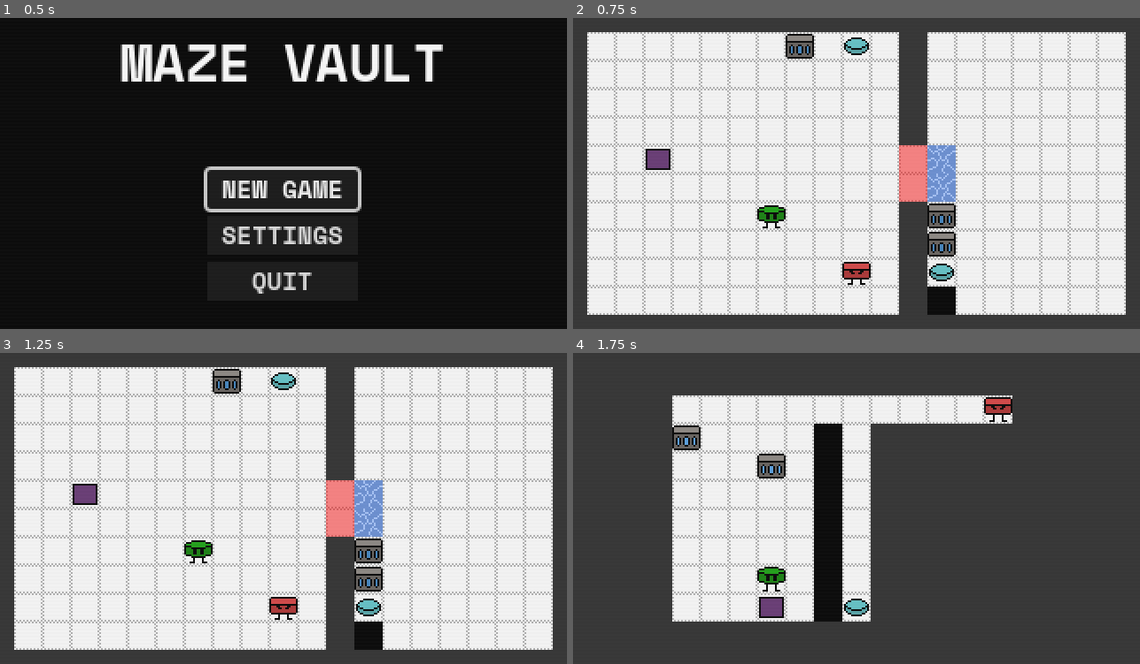
Above: before the commit, frames 1-4 (two rows, left to right).
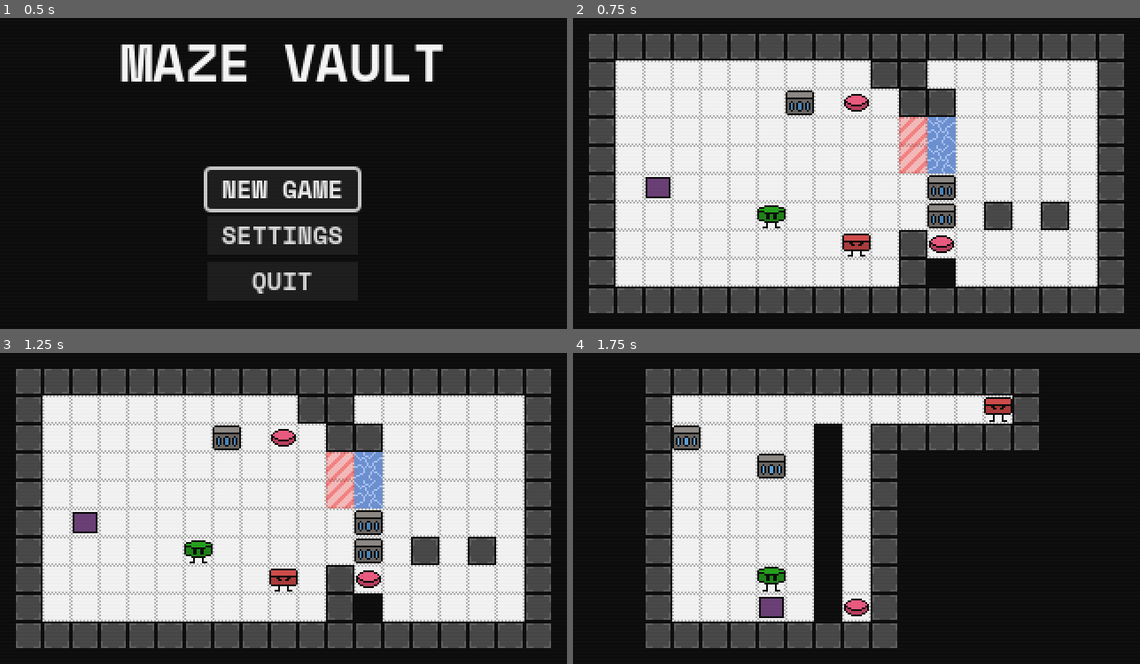
Above: after the commit, the same moments.

Repository: daredakke/maze-vault
Game: Godot game, scene res://scenes/game.tscn
The game is run twice, just before and just after one commit, with the same random seed, the same clock (stepped at 60 frames per second) and the same inputs.
Inputs:
- Up to frame 1 (0.5 s): no input
- Up to frame 2 (0.75 s): click "NEW GAME" at 0.5 s
- Up to frame 3 (1.25 s): no input
- Up to frame 4 (1.75 s): tap Enter (ui_accept) at 1.25, 1.52 s; hold Right (right) from 1.28 s (still down); tap P (TEST_next_level) at 1.35 s

Frame 1 is identical in both runs. In frame 2, 45% of the frame differs, in the area x 0-100%, y 0-100%; in frame 3, 45%; in frame 4, 59%.

Commit message:
Update sprites and level background

Diff:
--- /dev/null
+++ b/scenes/black_bg.tscn
@@ -0,0 +1,7 @@
+[gd_scene load_steps=2 format=3 uid="uid://dhbty1ajjnn6n"]
+
+[ext_resource type="Texture2D" uid="uid://cvtdjtmyenki0" path="res://assets/square-white-16.png" id="1_3rci3"]
+
+[node name="BlackBG" type="Sprite2D"]
+modulate = Color(0, 0, 0, 1)
+texture = ExtResource("1_3rci3")
--- a/scenes/box.tscn
+++ b/scenes/box.tscn
@@ -4,6 +4,21 @@
 [ext_resource type="Texture2D" uid="uid://crvk0ou23rpq6" path="res://assets/crate.png" id="2_rvsd7"]
 
 [sub_resource type="RectangleShape2D" id="RectangleShape2D_fydvt"]
+
+[sub_resource type="Animation" id="Animation_mjiyv"]
+length = 0.001
+tracks/0/type = "value"
+tracks/0/imported = false
+tracks/0/enabled = true
+tracks/0/path = NodePath("Sprite2D:frame")
+tracks/0/interp = 1
+tracks/0/loop_wrap = true
+tracks/0/keys = {
+"times": PackedFloat32Array(0),
+"transitions": PackedFloat32Array(1),
+"update": 1,
+"values": [0]
+}
 
 [sub_resource type="Animation" id="Animation_2gqbu"]
 resource_name = "flicker"
@@ -20,21 +35,6 @@
 "transitions": PackedFloat32Array(1, 1),
 "update": 1,
 "values": [0, 1]
-}
-
-[sub_resource type="Animation" id="Animation_mjiyv"]
-length = 0.001
-tracks/0/type = "value"
-tracks/0/imported = false
-tracks/0/enabled = true
-tracks/0/path = NodePath("Sprite2D:frame")
-tracks/0/interp = 1
-tracks/0/loop_wrap = true
-tracks/0/keys = {
-"times": PackedFloat32Array(0),
-"transitions": PackedFloat32Array(1),
-"update": 1,
-"values": [0]
 }
 
 [sub_resource type="AnimationLibrary" id="AnimationLibrary_o6w6u"]
--- a/scenes/forcefield.tscn
+++ b/scenes/forcefield.tscn
@@ -1,7 +1,45 @@
-[gd_scene load_steps=3 format=3 uid="uid://de5osx7isgmvm"]
+[gd_scene load_steps=6 format=3 uid="uid://de5osx7isgmvm"]
 
 [ext_resource type="Script" path="res://scripts/forcefield.gd" id="1_45vd4"]
-[ext_resource type="Texture2D" uid="uid://cvtdjtmyenki0" path="res://assets/square-white-16.png" id="1_x4jdi"]
+[ext_resource type="Texture2D" uid="uid://cu021yr6p0o8g" path="res://assets/forcefield.png" id="2_nkgdp"]
+
+[sub_resource type="Animation" id="Animation_bje7v"]
+length = 0.001
+tracks/0/type = "value"
+tracks/0/imported = false
+tracks/0/enabled = true
+tracks/0/path = NodePath("Sprite2D:frame")
+tracks/0/interp = 1
+tracks/0/loop_wrap = true
+tracks/0/keys = {
+"times": PackedFloat32Array(0),
+"transitions": PackedFloat32Array(1),
+"update": 1,
+"values": [0]
+}
+
+[sub_resource type="Animation" id="Animation_q5jjo"]
+resource_name = "flicker"
+length = 3.2
+loop_mode = 1
+tracks/0/type = "value"
+tracks/0/imported = false
+tracks/0/enabled = true
+tracks/0/path = NodePath("Sprite2D:frame")
+tracks/0/interp = 1
+tracks/0/loop_wrap = true
+tracks/0/keys = {
+"times": PackedFloat32Array(0, 0.4, 0.8, 1.2, 1.6, 2, 2.4, 2.8),
+"transitions": PackedFloat32Array(1, 1, 1, 1, 1, 1, 1, 1),
+"update": 1,
+"values": [0, 1, 2, 3, 4, 5, 6, 7]
+}
+
+[sub_resource type="AnimationLibrary" id="AnimationLibrary_qjav0"]
+_data = {
+"RESET": SubResource("Animation_bje7v"),
+"flicker": SubResource("Animation_q5jjo")
+}
 
 [node name="Forcefield" type="Node2D"]
 script = ExtResource("1_45vd4")
@@ -9,9 +47,15 @@
 [node name="Sprite2D" type="Sprite2D" parent="."]
 modulate = Color(1, 0, 0, 0.490196)
 z_index = 50
-texture = ExtResource("1_x4jdi")
+texture = ExtResource("2_nkgdp")
+hframes = 8
 
 [node name="StoodOnRay" type="RayCast2D" parent="."]
 target_position = Vector2(0, 0)
 hit_from_inside = true
 collide_with_areas = true
+
+[node name="AnimationPlayer" type="AnimationPlayer" parent="."]
+libraries = {
+"": SubResource("AnimationLibrary_qjav0")
+}
--- a/scenes/game.tscn
+++ b/scenes/game.tscn
@@ -6,6 +6,7 @@
 [ext_resource type="PackedScene" uid="uid://dhcf22jtoctn0" path="res://scenes/pause.tscn" id="3_jsbi5"]
 [ext_resource type="Texture2D" uid="uid://q64fopn2ht18" path="res://assets/tiled-grid.png" id="5_d5hoy"]
 [ext_resource type="Script" path="res://scripts/level.gd" id="5_hhteu"]
+[ext_resource type="PackedScene" uid="uid://dhbty1ajjnn6n" path="res://scenes/black_bg.tscn" id="6_07hmh"]
 
 [node name="Game" type="Node2D"]
 process_mode = 3
@@ -38,6 +39,11 @@
 unique_name_in_owner = true
 script = ExtResource("5_hhteu")
 
+[node name="BlackBG" parent="Level" instance=ExtResource("6_07hmh")]
+z_index = -20
+position = Vector2(160, 88)
+scale = Vector2(22, 13)
+
 [node name="TiledGrid" type="Sprite2D" parent="Level"]
 z_index = -10
 texture = ExtResource("5_d5hoy")
--- a/scenes/levels/level_test.tscn
+++ b/scenes/levels/level_test.tscn
@@ -10,10 +10,9 @@
 [ext_resource type="PackedScene" uid="uid://de5osx7isgmvm" path="res://scenes/forcefield.tscn" id="7_nk87r"]
 
 [node name="LevelTest" type="Node2D"]
+position = Vector2(0, 16)
 
 [node name="Walls" type="Node2D" parent="."]
-
-[node name="Wall10" parent="Walls" instance=ExtResource("1_cf2x5")]
 
 [node name="Wall11" parent="Walls" instance=ExtResource("1_cf2x5")]
 position = Vector2(16, 0)
@@ -72,134 +71,113 @@
 [node name="Wall29" parent="Walls" instance=ExtResource("1_cf2x5")]
 position = Vector2(304, 0)
 
-[node name="Wall30" parent="Walls" instance=ExtResource("1_cf2x5")]
-position = Vector2(320, 0)
-
-[node name="Wall31" parent="Walls" instance=ExtResource("1_cf2x5")]
-position = Vector2(0, 176)
-
 [node name="Wall32" parent="Walls" instance=ExtResource("1_cf2x5")]
-position = Vector2(16, 176)
+position = Vector2(16, 144)
 
 [node name="Wall33" parent="Walls" instance=ExtResource("1_cf2x5")]
-position = Vector2(32, 176)
+position = Vector2(32, 144)
 
 [node name="Wall34" parent="Walls" instance=ExtResource("1_cf2x5")]
-position = Vector2(48, 176)
+position = Vector2(48, 144)
 
 [node name="Wall35" parent="Walls" instance=ExtResource("1_cf2x5")]
-position = Vector2(64, 176)
+position = Vector2(64, 144)
 
 [node name="Wall36" parent="Walls" instance=ExtResource("1_cf2x5")]
-position = Vector2(80, 176)
+position = Vector2(80, 144)
 
 [node name="Wall37" parent="Walls" instance=ExtResource("1_cf2x5")]
-position = Vector2(96, 176)
+position = Vector2(96, 144)
 
 [node name="Wall38" parent="Walls" instance=ExtResource("1_cf2x5")]
-position = Vector2(112, 176)
+position = Vector2(112, 144)
 
 [node name="Wall39" parent="Walls" instance=ExtResource("1_cf2x5")]
-position = Vector2(128, 176)
+position = Vector2(128, 144)
 
 [node name="Wall40" parent="Walls" instance=ExtResource("1_cf2x5")]
-position = Vector2(144, 176)
+position = Vector2(144, 144)
 
 [node name="Wall41" parent="Walls" instance=ExtResource("1_cf2x5")]
-position = Vector2(160, 176)
+position = Vector2(160, 144)
 
 [node name="Wall42" parent="Walls" instance=ExtResource("1_cf2x5")]
-position = Vector2(176, 176)
+position = Vector2(176, 144)
 
 [node name="Wall43" parent="Walls" instance=ExtResource("1_cf2x5")]
-position = Vector2(192, 176)
+position = Vector2(192, 144)
 
 [node name="Wall44" parent="Walls" instance=ExtResource("1_cf2x5")]
-position = Vector2(208, 176)
+position = Vector2(208, 144)
 
 [node name="Wall45" parent="Walls" instance=ExtResource("1_cf2x5")]
-position = Vector2(224, 176)
+position = Vector2(224, 144)
 
 [node name="Wall46" parent="Walls" instance=ExtResource("1_cf2x5")]
-position = Vector2(240, 176)
+position = Vector2(240, 144)
 
 [node name="Wall47" parent="Walls" instance=ExtResource("1_cf2x5")]
-position = Vector2(256, 176)
+position = Vector2(256, 144)
 
 [node name="Wall48" parent="Walls" instance=ExtResource("1_cf2x5")]
-position = Vector2(272, 176)
+position = Vector2(272, 144)
 
 [node name="Wall49" parent="Walls" instance=ExtResource("1_cf2x5")]
-position = Vector2(288, 176)
+position = Vector2(288, 144)
 
 [node name="Wall50" parent="Walls" instance=ExtResource("1_cf2x5")]
-position = Vector2(304, 176)
-
-[node name="Wall51" parent="Walls" instance=ExtResource("1_cf2x5")]
-position = Vector2(320, 176)
-
-[node name="Wall52" parent="Walls" instance=ExtResource("1_cf2x5")]
-position = Vector2(320, 160)
-
-[node name="Wall53" parent="Walls" instance=ExtResource("1_cf2x5")]
-position = Vector2(320, 144)
+position = Vector2(304, 144)
 
 [node name="Wall54" parent="Walls" instance=ExtResource("1_cf2x5")]
-position = Vector2(320, 128)
+position = Vector2(304, 128)
 
 [node name="Wall55" parent="Walls" instance=ExtResource("1_cf2x5")]
-position = Vector2(320, 112)
+position = Vector2(304, 112)
 
 [node name="Wall56" parent="Walls" instance=ExtResource("1_cf2x5")]
-position = Vector2(320, 96)
+position = Vector2(304, 96)
 
 [node name="Wall57" parent="Walls" instance=ExtResource("1_cf2x5")]
-position = Vector2(320, 80)
+position = Vector2(304, 80)
 
 [node name="Wall58" parent="Walls" instance=ExtResource("1_cf2x5")]
-position = Vector2(320, 64)
-
-[node name="Wall59" parent="Walls" instance=ExtResource("1_cf2x5")]
-position = Vector2(0, 160)
-
-[node name="Wall60" parent="Walls" instance=ExtResource("1_cf2x5")]
-position = Vector2(0, 144)
+position = Vector2(304, 64)
 
 [node name="Wall61" parent="Walls" instance=ExtResource("1_cf2x5")]
-position = Vector2(0, 128)
+position = Vector2(16, 128)
 
 [node name="Wall62" parent="Walls" instance=ExtResource("1_cf2x5")]
-position = Vector2(0, 112)
+position = Vector2(16, 112)
 
 [node name="Wall63" parent="Walls" instance=ExtResource("1_cf2x5")]
-position = Vector2(0, 96)
+position = Vector2(16, 96)
 
 [node name="Wall64" parent="Walls" instance=ExtResource("1_cf2x5")]
-position = Vector2(0, 80)
+position = Vector2(16, 80)
 
 [node name="Wall65" parent="Walls" instance=ExtResource("1_cf2x5")]
-position = Vector2(0, 64)
+position = Vector2(16, 64)
 
 [node name="Wall66" parent="Walls" instance=ExtResource("1_cf2x5")]
-position = Vector2(0, 48)
+position = Vector2(16, 48)
 
 [node name="Wall71" parent="Walls" instance=ExtResource("1_cf2x5")]
-position = Vector2(0, 32)
+position = Vector2(16, 32)
 
 [node name="Wall67" parent="Walls" instance=ExtResource("1_cf2x5")]
-position = Vector2(320, 48)
+position = Vector2(304, 48)
 
 [node name="Wall68" parent="Walls" instance=ExtResource("1_cf2x5")]
-position = Vector2(320, 32)
+position = Vector2(304, 32)
 
 [node name="Wall69" parent="Walls" instance=ExtResource("1_cf2x5")]
-position = Vector2(320, 16)
+position = Vector2(304, 16)
 
 [node name="Wall73" parent="Walls" instance=ExtResource("1_cf2x5")]
-position = Vector2(192, 64)
+position = Vector2(208, 32)
 
 [node name="Wall74" parent="Walls" instance=ExtResource("1_cf2x5")]
-position = Vector2(192, 48)
+position = Vector2(272, 96)
 
 [node name="Wall75" parent="Walls" instance=ExtResource("1_cf2x5")]
 position = Vector2(192, 32)
@@ -208,10 +186,10 @@
 position = Vector2(192, 16)
 
 [node name="Wall77" parent="Walls" instance=ExtResource("1_cf2x5")]
-position = Vector2(192, 160)
+position = Vector2(176, 16)
 
 [node name="Wall78" parent="Walls" instance=ExtResource("1_cf2x5")]
-position = Vector2(192, 144)
+position = Vector2(240, 96)
 
 [node name="Wall79" parent="Walls" instance=ExtResource("1_cf2x5")]
 position = Vector2(192, 128)
@@ -220,27 +198,26 @@
 position = Vector2(192, 112)
 
 [node name="Wall70" parent="Walls" instance=ExtResource("1_cf2x5")]
-position = Vector2(0, 16)
+position = Vector2(16, 16)
 
 [node name="Entities" type="Node2D" parent="."]
 
 [node name="Player" parent="Entities" instance=ExtResource("2_pv4xi")]
-position = Vector2(112, 112)
+position = Vector2(112, 96)
 
 [node name="Robot" parent="Entities" instance=ExtResource("3_8bq0y")]
-position = Vector2(160, 144)
-is_player = null
+position = Vector2(160, 112)
 
 [node name="Boxes" type="Node2D" parent="."]
 
 [node name="Box2" parent="Boxes" instance=ExtResource("4_6qvdd")]
-position = Vector2(128, 16)
+position = Vector2(128, 32)
 
 [node name="Box" parent="Boxes" instance=ExtResource("4_6qvdd")]
-position = Vector2(208, 128)
+position = Vector2(208, 96)
 
 [node name="Box3" parent="Boxes" node_paths=PackedStringArray("collision_box") instance=ExtResource("4_6qvdd")]
-position = Vector2(208, 112)
+position = Vector2(208, 80)
 collision_box = NodePath("../Box/CollisionShape2D")
 
 [node name="Interactables" type="Node2D" parent="."]
@@ -250,26 +227,26 @@
 buttons = [NodePath("../FloorButton"), NodePath("../FloorButton2")]
 
 [node name="FloorButton" parent="Interactables" instance=ExtResource("5_fvb3e")]
-position = Vector2(160, 16)
+position = Vector2(160, 32)
 
 [node name="FloorButton2" parent="Interactables" instance=ExtResource("5_fvb3e")]
-position = Vector2(208, 144)
+position = Vector2(208, 112)
 
 [node name="Floor" type="Node2D" parent="."]
 
 [node name="Forcefield" parent="Floor" instance=ExtResource("7_nk87r")]
-position = Vector2(192, 80)
+position = Vector2(192, 48)
 
 [node name="Forcefield2" parent="Floor" instance=ExtResource("7_nk87r")]
-position = Vector2(192, 96)
+position = Vector2(192, 64)
 
 [node name="Void" parent="Floor" instance=ExtResource("5_hcod0")]
-position = Vector2(208, 80)
+position = Vector2(208, 48)
 is_one_step_tile = true
 
 [node name="Void2" parent="Floor" instance=ExtResource("5_hcod0")]
-position = Vector2(208, 96)
+position = Vector2(208, 64)
 is_one_step_tile = true
 
 [node name="Void3" parent="Floor" instance=ExtResource("5_hcod0")]
-position = Vector2(208, 160)
+position = Vector2(208, 128)
--- a/scenes/levels/level_test_2.tscn
+++ b/scenes/levels/level_test_2.tscn
@@ -7,30 +7,11 @@
 [ext_resource type="PackedScene" uid="uid://ddx07vxha00k4" path="res://scenes/teleporter.tscn" id="5_60ljc"]
 [ext_resource type="PackedScene" uid="uid://kohl4tehhnkq" path="res://scenes/floor_button.tscn" id="6_7ns8e"]
 [ext_resource type="PackedScene" uid="uid://315w6n1us2nl" path="res://scenes/void.tscn" id="7_f5fjj"]
+[ext_resource type="PackedScene" uid="uid://dhbty1ajjnn6n" path="res://scenes/black_bg.tscn" id="8_d5l4j"]
 
 [node name="LevelTest2" type="Node2D"]
 
 [node name="Walls" type="Node2D" parent="."]
-
-[node name="Wall" parent="Walls" instance=ExtResource("1_h7gn8")]
-position = Vector2(272, 112)
-scale = Vector2(11, 7)
-
-[node name="Wall2" parent="Walls" instance=ExtResource("1_h7gn8")]
-position = Vector2(0, 80)
-scale = Vector2(5, 13)
-
-[node name="Wall3" parent="Walls" instance=ExtResource("1_h7gn8")]
-position = Vector2(320, 80)
-scale = Vector2(7, 13)
-
-[node name="Wall5" parent="Walls" instance=ExtResource("1_h7gn8")]
-position = Vector2(128, 192)
-scale = Vector2(20, 3)
-
-[node name="Wall49" parent="Walls" instance=ExtResource("1_h7gn8")]
-position = Vector2(144, -16)
-scale = Vector2(20, 3)
 
 [node name="Wall4" parent="Walls" instance=ExtResource("1_h7gn8")]
 position = Vector2(256, 16)
@@ -171,7 +152,6 @@
 
 [node name="Robot" parent="Entities" instance=ExtResource("3_3ipq1")]
 position = Vector2(240, 32)
-is_player = null
 
 [node name="Boxes" type="Node2D" parent="."]
 
@@ -212,3 +192,17 @@
 
 [node name="Void2" parent="Floor" instance=ExtResource("7_f5fjj")]
 position = Vector2(144, 48)
+
+[node name="BG" type="Node2D" parent="."]
+
+[node name="BlackBG" parent="BG" instance=ExtResource("8_d5l4j")]
+position = Vector2(24, 88)
+scale = Vector2(3, 11)
+
+[node name="BlackBG2" parent="BG" instance=ExtResource("8_d5l4j")]
+position = Vector2(248, 109)
+scale = Vector2(9, 8.375)
+
+[node name="BlackBG4" parent="BG" instance=ExtResource("8_d5l4j")]
+position = Vector2(288, 24)
+scale = Vector2(4, 3)
--- a/scenes/player.tscn
+++ b/scenes/player.tscn
@@ -4,6 +4,21 @@
 [ext_resource type="Texture2D" uid="uid://bcxlmlqwi42nt" path="res://assets/maze-pc.png" id="2_53ujq"]
 
 [sub_resource type="RectangleShape2D" id="RectangleShape2D_wp5ws"]
+
+[sub_resource type="Animation" id="Animation_hpral"]
+length = 0.001
+tracks/0/type = "value"
+tracks/0/imported = false
+tracks/0/enabled = true
+tracks/0/path = NodePath("Sprite2D:frame")
+tracks/0/interp = 1
+tracks/0/loop_wrap = true
+tracks/0/keys = {
+"times": PackedFloat32Array(0),
+"transitions": PackedFloat32Array(1),
+"update": 1,
+"values": [0]
+}
 
 [sub_resource type="Animation" id="Animation_uet7n"]
 resource_name = "down"
@@ -20,23 +35,6 @@
 "transitions": PackedFloat32Array(1, 1),
 "update": 1,
 "values": [0, 1]
-}
-
-[sub_resource type="Animation" id="Animation_0o1f0"]
-resource_name = "up"
-length = 0.8
-loop_mode = 1
-tracks/0/type = "value"
-tracks/0/imported = false
-tracks/0/enabled = true
-tracks/0/path = NodePath("Sprite2D:frame")
-tracks/0/interp = 1
-tracks/0/loop_wrap = true
-tracks/0/keys = {
-"times": PackedFloat32Array(0, 0.4),
-"transitions": PackedFloat32Array(1, 1),
-"update": 1,
-"values": [6, 7]
 }
 
 [sub_resource type="Animation" id="Animation_utmwm"]
@@ -73,8 +71,10 @@
 "values": [2, 3]
 }
 
-[sub_resource type="Animation" id="Animation_hpral"]
-length = 0.001
+[sub_resource type="Animation" id="Animation_0o1f0"]
+resource_name = "up"
+length = 0.8
+loop_mode = 1
 tracks/0/type = "value"
 tracks/0/imported = false
 tracks/0/enabled = true
@@ -82,10 +82,10 @@
 tracks/0/interp = 1
 tracks/0/loop_wrap = true
 tracks/0/keys = {
-"times": PackedFloat32Array(0),
-"transitions": PackedFloat32Array(1),
+"times": PackedFloat32Array(0, 0.4),
+"transitions": PackedFloat32Array(1, 1),
 "update": 1,
-"values": [0]
+"values": [6, 7]
 }
 
 [sub_resource type="AnimationLibrary" id="AnimationLibrary_s4to2"]
--- a/scenes/robot.tscn
+++ b/scenes/robot.tscn
@@ -37,6 +37,23 @@
 "values": [0, 1]
 }
 
+[sub_resource type="Animation" id="Animation_60aoa"]
+resource_name = "down_2"
+length = 0.8
+loop_mode = 1
+tracks/0/type = "value"
+tracks/0/imported = false
+tracks/0/enabled = true
+tracks/0/path = NodePath("Sprite2D:frame")
+tracks/0/interp = 1
+tracks/0/loop_wrap = true
+tracks/0/keys = {
+"times": PackedFloat32Array(0, 0.4),
+"transitions": PackedFloat32Array(1, 1),
+"update": 1,
+"values": [8, 9]
+}
+
 [sub_resource type="Animation" id="Animation_7cb1o"]
 resource_name = "left_1"
 length = 0.8
@@ -54,6 +71,23 @@
 "values": [4, 5]
 }
 
+[sub_resource type="Animation" id="Animation_o37yy"]
+resource_name = "left_2"
+length = 0.8
+loop_mode = 1
+tracks/0/type = "value"
+tracks/0/imported = false
+tracks/0/enabled = true
+tracks/0/path = NodePath("Sprite2D:frame")
+tracks/0/interp = 1
+tracks/0/loop_wrap = true
+tracks/0/keys = {
+"times": PackedFloat32Array(0, 0.4),
+"transitions": PackedFloat32Array(1, 1),
+"update": 1,
+"values": [12, 13]
+}
+
 [sub_resource type="Animation" id="Animation_bihma"]
 resource_name = "right_1"
 length = 0.8
@@ -71,6 +105,23 @@
 "values": [2, 3]
 }
 
+[sub_resource type="Animation" id="Animation_40kvb"]
+resource_name = "right_2"
+length = 0.8
+loop_mode = 1
+tracks/0/type = "value"
+tracks/0/imported = false
+tracks/0/enabled = true
+tracks/0/path = NodePath("Sprite2D:frame")
+tracks/0/interp = 1
+tracks/0/loop_wrap = true
+tracks/0/keys = {
+"times": PackedFloat32Array(0, 0.4),
+"transitions": PackedFloat32Array(1, 1),
+"update": 1,
+"values": [10, 11]
+}
+
 [sub_resource type="Animation" id="Animation_mbdmc"]
 resource_name = "up_1"
 length = 0.8
@@ -86,57 +137,6 @@
 "transitions": PackedFloat32Array(1, 1),
 "update": 1,
 "values": [6, 7]
-}
-
-[sub_resource type="Animation" id="Animation_60aoa"]
-resource_name = "down_2"
-length = 0.8
-loop_mode = 1
-tracks/0/type = "value"
-tracks/0/imported = false
-tracks/0/enabled = true
-tracks/0/path = NodePath("Sprite2D:frame")
-tracks/0/interp = 1
-tracks/0/loop_wrap = true
-tracks/0/keys = {
-"times": PackedFloat32Array(0, 0.4),
-"transitions": PackedFloat32Array(1, 1),
-"update": 1,
-"values": [8, 9]
-}
-
-[sub_resource type="Animation" id="Animation_40kvb"]
-resource_name = "right_2"
-length = 0.8
-loop_mode = 1
-tracks/0/type = "value"
-tracks/0/imported = false
-tracks/0/enabled = true
-tracks/0/path = NodePath("Sprite2D:frame")
-tracks/0/interp = 1
-tracks/0/loop_wrap = true
-tracks/0/keys = {
-"times": PackedFloat32Array(0, 0.4),
-"transitions": PackedFloat32Array(1, 1),
-"update": 1,
-"values": [10, 11]
-}
-
-[sub_resource type="Animation" id="Animation_o37yy"]
-resource_name = "left_2"
-length = 0.8
-loop_mode = 1
-tracks/0/type = "value"
-tracks/0/imported = false
-tracks/0/enabled = true
-tracks/0/path = NodePath("Sprite2D:frame")
-tracks/0/interp = 1
-tracks/0/loop_wrap = true
-tracks/0/keys = {
-"times": PackedFloat32Array(0, 0.4),
-"transitions": PackedFloat32Array(1, 1),
-"update": 1,
-"values": [12, 13]
 }
 
 [sub_resource type="Animation" id="Animation_gccjp"]
--- a/scenes/teleporter.tscn
+++ b/scenes/teleporter.tscn
@@ -2,6 +2,21 @@
 
 [ext_resource type="Script" path="res://scripts/teleporter.gd" id="1_q4l80"]
 [ext_resource type="Texture2D" uid="uid://cumuadcs413uv" path="res://assets/teleporter.png" id="2_hj8hn"]
+
+[sub_resource type="Animation" id="Animation_gignn"]
+length = 0.001
+tracks/0/type = "value"
+tracks/0/imported = false
+tracks/0/enabled = true
+tracks/0/path = NodePath("Sprite2D:frame")
+tracks/0/interp = 1
+tracks/0/loop_wrap = true
+tracks/0/keys = {
+"times": PackedFloat32Array(0),
+"transitions": PackedFloat32Array(1),
+"update": 1,
+"values": [1]
+}
 
 [sub_resource type="Animation" id="Animation_mvfko"]
 resource_name = "active"
@@ -18,21 +33,6 @@
 "transitions": PackedFloat32Array(1, 1, 1, 1),
 "update": 1,
 "values": [1, 2, 3, 4]
-}
-
-[sub_resource type="Animation" id="Animation_gignn"]
-length = 0.001
-tracks/0/type = "value"
-tracks/0/imported = false
-tracks/0/enabled = true
-tracks/0/path = NodePath("Sprite2D:frame")
-tracks/0/interp = 1
-tracks/0/loop_wrap = true
-tracks/0/keys = {
-"times": PackedFloat32Array(0),
-"transitions": PackedFloat32Array(1),
-"update": 1,
-"values": [1]
 }
 
 [sub_resource type="AnimationLibrary" id="AnimationLibrary_pjkfa"]
--- a/scenes/wall.tscn
+++ b/scenes/wall.tscn
@@ -1,6 +1,6 @@
 [gd_scene load_steps=3 format=3 uid="uid://bh36j4ina3tjr"]
 
-[ext_resource type="Texture2D" uid="uid://cvtdjtmyenki0" path="res://assets/square-white-16.png" id="1_ik8ve"]
+[ext_resource type="Texture2D" uid="uid://bfsj6fn1wjad" path="res://assets/wall-grey.png" id="1_l6fqu"]
 
 [sub_resource type="RectangleShape2D" id="RectangleShape2D_if7k4"]
 size = Vector2(16, 16)
@@ -9,8 +9,7 @@
 z_index = 30
 
 [node name="Sprite2D" type="Sprite2D" parent="."]
-modulate = Color(0.184314, 0.184314, 0.184314, 1)
-texture = ExtResource("1_ik8ve")
+texture = ExtResource("1_l6fqu")
 
 [node name="CollisionShape2D" type="CollisionShape2D" parent="."]
 shape = SubResource("RectangleShape2D_if7k4")
--- a/scripts/forcefield.gd
+++ b/scripts/forcefield.gd
@@ -6,6 +6,11 @@
 var _wait_count: int = 0
 
 @onready var stood_on_ray: RayCast2D = $StoodOnRay
+@onready var animation_player: AnimationPlayer = $AnimationPlayer
+
+
+func _ready() -> void:
+	animation_player.play("flicker")
 
 
 func _process(_delta: float) -> void:
Binary file changed: assets/button.png
Binary file added: assets/forcefield.png
Not shown, added: assets/forcefield.png.import
Binary file changed: assets/tiled-grid.png
Binary file added: assets/wall-grey.png
Not shown, added: assets/wall-grey.png.import
Not shown: 1 places in scenes/game.tscn that only renumber resources
Not shown: 1 places in scenes/levels/level_test_2.tscn that only renumber resources
